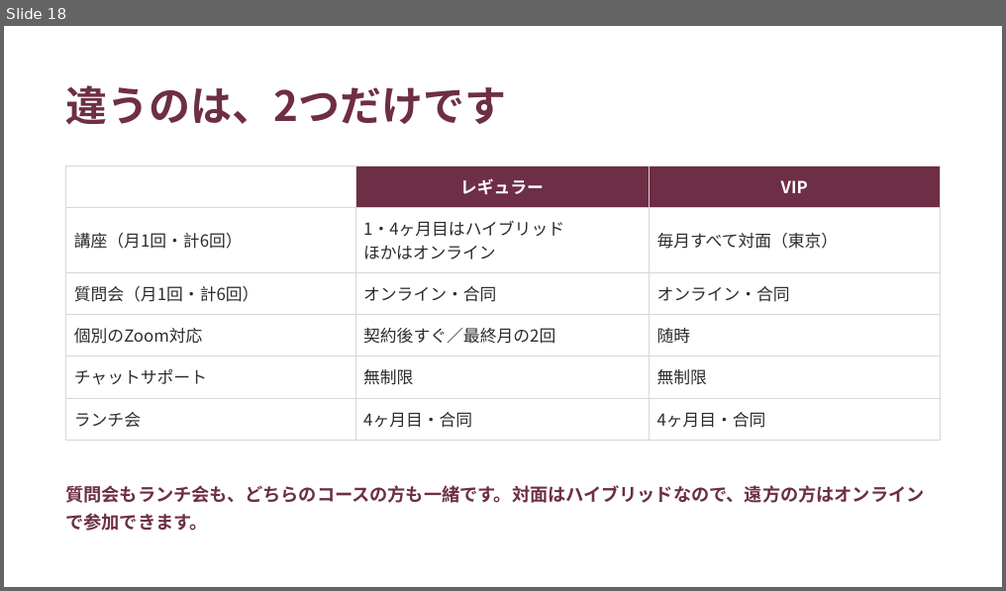
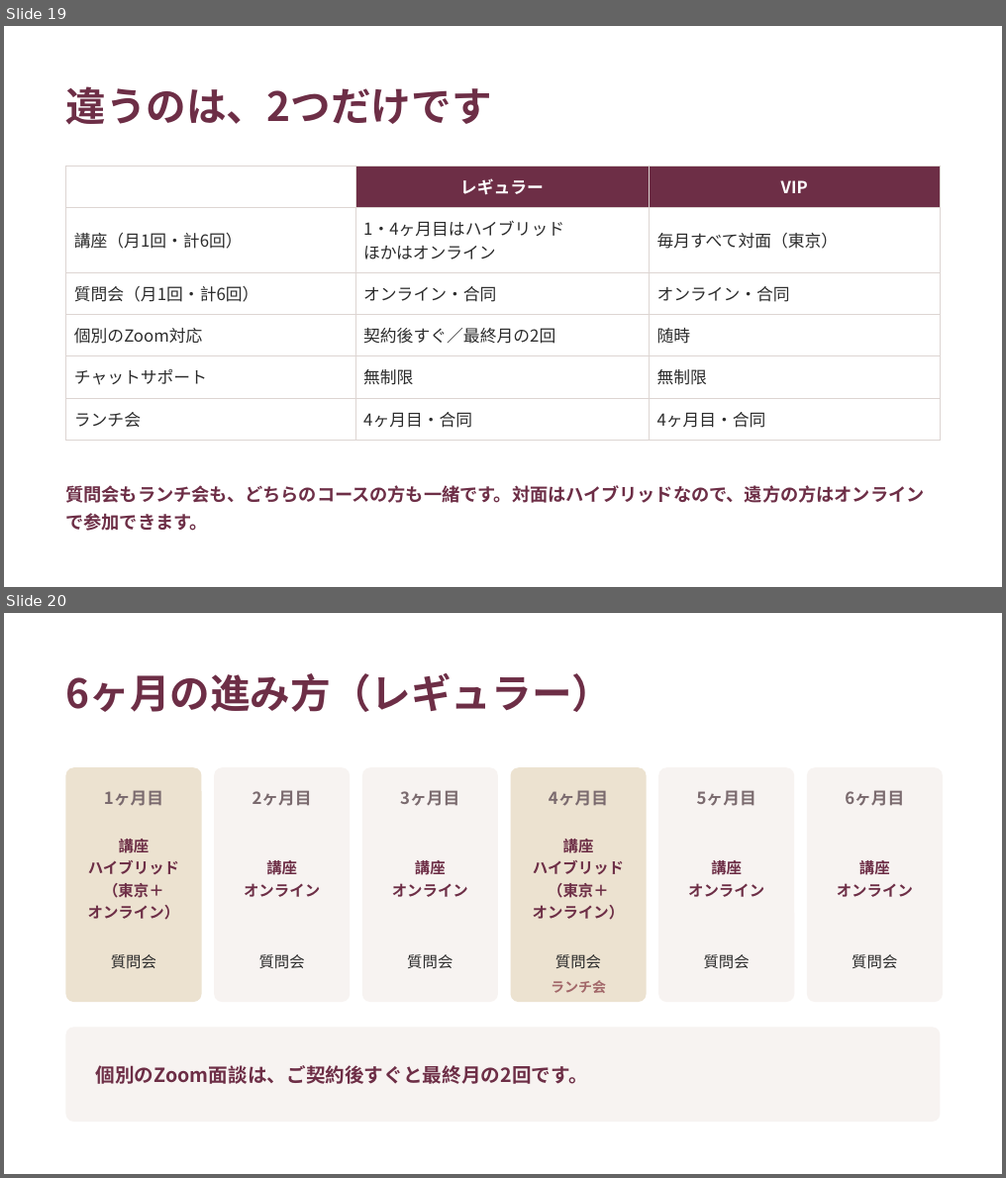
Before and after one commit to fashio17/potential-lamp, a slide deck: 運用/スライド/説明会_20260916.pptx. Shown one above the other, each under a label of ours: slide 18 before the commit, slides 19 and 20 after it. The pictures are 1006x591 and 1006x1178 pixels, drawn with LibreOffice and Linux fonts; fonts in the diff are those of the drawing. Boxes give left, top, right and bottom in pixels: in the first picture for what was removed or moved away, otherwise in the second. Text is boxed around its words. In the diff, an @@ line names an element or a change of style, - is before the commit and + after.

```diff
--- a/運用/スライド/説明会_20260916.pptx
+++ b/運用/スライド/説明会_20260916.pptx
@@ slide 20 added at (4,613,1002,1174), background #FFFFFF @@
@@ text added at (65,673,612,712), 29 pt, text #6D2E46, bold @@
+6ヶ月の進み方（レギュラー）
@@ rounded rectangle added at (65,767,202,1002), fill #ECE2D0 @@
@@ text added at (104,790,163,806), 12 pt, text #7A6A6E, bold @@
+1ヶ月目
@@ rounded rectangle added at (214,767,350,1002), fill #F7F3F1 @@
@@ text added at (252,790,312,806), 12 pt, text #7A6A6E, bold @@
+2ヶ月目
@@ rounded rectangle added at (362,767,498,1002), fill #F7F3F1 @@
@@ text added at (400,790,459,806), 12 pt, text #7A6A6E, bold @@
+3ヶ月目
@@ rounded rectangle added at (511,767,647,1002), fill #ECE2D0 @@
@@ text added at (548,790,608,806), 12 pt, text #7A6A6E, bold @@
+4ヶ月目
@@ rounded rectangle added at (658,767,794,1002), fill #F7F3F1 @@
@@ text added at (697,790,756,806), 12 pt, text #7A6A6E, bold @@
+5ヶ月目
@@ rounded rectangle added at (806,767,943,1002), fill #F7F3F1 @@
@@ text added at (845,790,904,806), 12 pt, text #7A6A6E, bold @@
+6ヶ月目
@@ text added at (88,837,180,920), 11 pt, text #6D2E46, bold @@
+講座
+ハイブリッド
+（東京＋
+オンライン）
@@ text added at (533,837,625,920), 11 pt, text #6D2E46, bold @@
+講座
+ハイブリッド
+（東京＋
+オンライン）
@@ text added at (244,859,320,897), 11 pt, text #6D2E46, bold @@
+講座
+オンライン
@@ text added at (392,859,468,897), 11 pt, text #6D2E46, bold @@
+講座
+オンライン
@@ text added at (688,859,764,897), 11 pt, text #6D2E46, bold @@
+講座
+オンライン
@@ text added at (837,859,913,897), 11 pt, text #6D2E46, bold @@
+講座
+オンライン
@@ text added at (111,955,156,969), 11 pt, text #2B2B2B @@
+質問会
@@ text added at (259,955,305,969), 11 pt, text #2B2B2B @@
+質問会
@@ text added at (407,955,452,969), 11 pt, text #2B2B2B @@
+質問会
@@ text added at (555,955,601,969), 11 pt, text #2B2B2B @@
+質問会
@@ text added at (704,955,749,969), 11 pt, text #2B2B2B @@
+質問会
@@ text added at (851,955,897,969), 11 pt, text #2B2B2B @@
+質問会
@@ text added at (550,980,606,993), 10 pt, text #A26769, bold @@
+ランチ会
@@ rounded rectangle added at (65,1027,941,1122), fill #F7F3F1 @@
@@ text added at (96,1065,588,1084), 14 pt, text #6D2E46, bold @@
+個別のZoom面談は、ご契約後すぐと最終月の2回です。
@@ what was slide 18 is now slide 19 @@
@@ slide 19 changed as well @@
@@ text "違うのは、2つだけです" at (65,86,491,125): size 30 to 29 pt @@
```
Also in this commit, not shown: 22 other slides changed, 1 other slide added, 10 other files.
